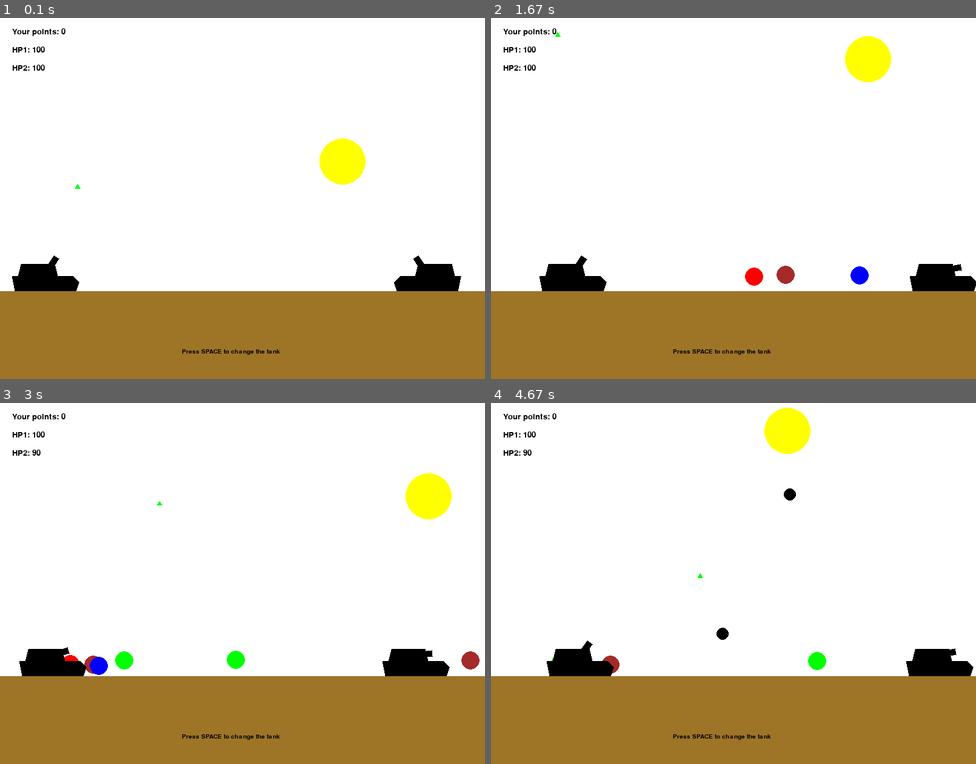
Above: before the commit, frames 1-4 (two rows, left to right).
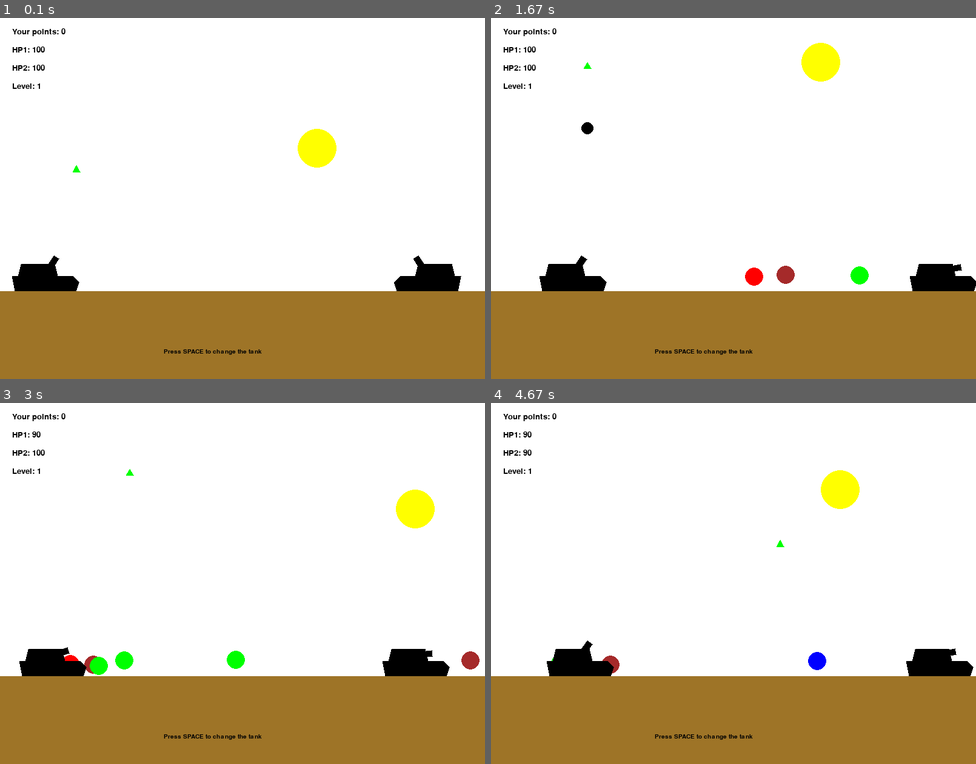
Above: after the commit, the same moments.

Repository: karimvafin/2021_Vafin_infa
Game: pygame game, started from lab5/gun_pygame_part2.py
Same seed, same stepped clock (60 frames per second), same inputs: the game is played once before the commit and once after it.
Inputs (mouse positions are in pixels of both pictures, inside the frame that each line leads up to):
- Up to frame 1 (0.1 s): no input
- Up to frame 2 (1.67 s): press the mouse at (888, 187) at 0.37 s; move the mouse to (811, 205) at 0.47 s; release the mouse at (733, 220) at 0.6 s; hold Right 0.67-1.13 s; tap Space at 0.73, 1.03, 1.23, 1.53 s; click (602, 209) at 0.75 s; hold Right 1.17-1.63 s; click (573, 68) at 1.25 s
- Up to frame 3 (3 s): hold Left 1.67-2.2 s; tap Space at 1.73, 2.03, 2.3, 2.6, 2.73 s; click (300, 554) at 1.75 s; hold Left 2.23-2.63 s; click (368, 551) at 2.32 s; hold Right from 2.67 s (still down); click (130, 630) at 2.75 s
- Up to frame 4 (4.67 s): tap Space at 3.03, 3.4, 3.7, 3.9, 4.2, 4.4 s; release Right at 3.3 s; hold Left 3.33-3.8 s; click (617, 597) at 3.42 s; hold Right 3.83-4.3 s; click (908, 608) at 3.92 s; hold Right from 4.33 s (still down); click (670, 525) at 4.42 s

The runs differ from the first frame. In frame 1, 1.5% of the frame differs, in the area x 2-76%, y 18-94%; in frame 2, 2.1%; in frame 3, 1.3%; in frame 4, 2.2%, in the area x 2-76%, y 1-94%.

Commit message:
added levels

Diff:
--- a/lab5/classes.py
+++ b/lab5/classes.py
@@ -147,6 +147,9 @@
 
     def activation(self):
         self.active = not self.active
+        self.color = BLACK
+        self.f2_on = 0
+        self.f2_power = 1
 
     def draw_gun(self):
         """
@@ -251,7 +254,7 @@
 
 class Target:
 
-    def __init__(self, type):
+    def __init__(self, type, activate_in=140):
         """
         Randomly moves the ball in dependence of walls
         :param type: 'circle' or 'triangle'
@@ -264,7 +267,7 @@
         self.r = 0
         self.color = choice(COLORS)
         self.type = type
-        self.active = 130  # bombs will be created each self.active iterations
+        self.active = activate_in  # bombs will be created each self.active iterations
 
     def draw_target(self):
         """
@@ -298,18 +301,26 @@
 
     def new_target(self):
         """ Initial new target """
-        self.x = rnd(100, 750)
-        self.y = rnd(100, 280)
-        self.r = rnd(5, 50)
+        self.x = rnd(100, 690)
+        self.y = rnd(100, 250)
+        self.r = rnd(10, 40)
 
     def move(self):
         """
         Randomly moves the ball in dependence of walls
         """
-        if self.x > 790 - self.r or self.x < self.r + 10:
+        if self.x > 790 - self.r:
             self.v = - self.v
-        if self.y > 300 - self.r or self.y < self.r + 10:
+            self.x -= 10
+        if self.x < self.r + 10:
             self.v = - self.v
+            self.x += 10
+        if self.y > 320 - self.r:
+            self.v = - self.v
+            self.y -= 10
+        if self.y < self.r + 10:
+            self.v = - self.v
+            self.y += 10
 
         self.angle += rnd(-15, 15) / 100
         self.x += self.v * math.cos(self.angle)
--- a/lab5/gun_pygame_part2.py
+++ b/lab5/gun_pygame_part2.py
@@ -18,18 +18,28 @@
 
 def new_game():
     # this variables are to change in this function
-    global g1, targets, screen, balls, bullet, hit, count, text, EXIT, points
+    global g1, targets, screen, balls, bullet, hit, count, text, EXIT, points, number_of_targets
 
     # initializing new targets, counters(bullet, count) and text
-    t1.new_target()
-    t2.new_target()
+
+    number_of_targets += 1
+
+    for i in range(number_of_targets):
+        t1 = Target('circle', rnd(120))
+        t2 = Target('triangle', rnd(120))
+        targets += t1, t2
+
+    for t in targets:
+        t.new_target()
+        t.live = 1
+
+    is_targets_dead = False
     screen.fill(WHITE)
     bullet = 0
     finished = False
-    t1.live = 1
-    t2.live = 1
     text = ''
-    count = 0
+    count1 = 0
+    count2 = 0
     for g in Guns:
         g.hp = 100
 
@@ -43,9 +53,9 @@
                 EXIT = True  # exit from the program
             if event.type == pygame.MOUSEBUTTONUP:
                 for g in Guns:
-                    if g.active:
+                    if g.active and g.hp > 0:
                         g.fire2_end(event)
-                if t1.live or t2.live:
+                if not is_targets_dead:
                     bullet += 1
             if event.type == pygame.MOUSEBUTTONDOWN:
                 for g in Guns:
@@ -60,6 +70,13 @@
         print_text('Your points: ' + str(points), BLACK, (20, 20), 20)
         print_text('HP1: ' + str(g1.hp), BLACK, (20, 50), 20)
         print_text('HP2: ' + str(g2.hp), BLACK, (20, 80), 20)
+        print_text('Level: ' + str(number_of_targets), BLACK, (20, 110), 20)
+
+        # checking target lives matter
+        is_targets_dead = True
+        for t in targets:
+            if t.live == 1:
+                is_targets_dead = False
 
         # processing bullets
         for b in balls:
@@ -68,26 +85,28 @@
                 if b.hittest(t) and t.live:
                     t.live = 0
                     t.hit()
+                    b.delete_ball()
                     points += 1
 
             if b.check_alive():  # deleting bullets if time is up
                 b.delete_ball()
 
-        if not t1.live and not t2.live:  # if targets disappeared
+        if is_targets_dead:  # if targets disappeared
             text = 'Вы уничтожили цели за ' + str(bullet) + ' выстрелов'
             print_text(text, BLACK, (200, 200), 20)
-            count += 1
+            count1 += 1
 
-        if count == 150:
-            count = 0
+        if count1 == 150:
+            count1 = 0
             finished = True
 
         if g1.hp == 0 and g2.hp == 0:  # if you died
-            count += 1
+            count1 += 1
             text = 'YOU DIED'
             print_text(text, RED, (150, 200), 100)
-            if count == 149:
+            if count1 == 149:
                 points = 0
+                number_of_targets = 0
 
         # checking for collision of bombs
         for b in bombs:
@@ -105,10 +124,10 @@
 
         for g in Guns:
             if g.hit:  # timer for RED color of tank
-                count += 1
-                if count == 15:
+                count2 += 1
+                if count2 == 15:
                     g.hit = False
-                    count = 0
+                    count2 = 0
             if g.hp != 0:
                 if g.active:
                     g.targetting()
@@ -118,21 +137,22 @@
 
         # drawing objects and text
         for t in targets:
-            t.draw_target()
-            t.move()
+            if t.live == 1:
+                t.draw_target()
+                t.move()
 
         pygame.draw.polygon(screen, BROWN, ((0, 455), (800, 455), (800, 600), (0, 600)))
-        print_text('Press SPACE to change the tank', BLACK, (300, 550), 15, BROWN)
+        print_text('Press SPACE to change the tank', BLACK, (270, 550), 15, BROWN)
         pygame.display.update()
         screen.fill(WHITE)
+    targets = []
 
 
 clock = pygame.time.Clock()
 
 # initializing class objects and other variables
-t1 = Target('circle')
-t2 = Target('triangle')
-targets = [t2, t1]
+targets = []
+number_of_targets = 0
 g1 = Gun(80, True, 'Right')
 g2 = Gun(700, True, 'Left')
 Guns = [g1, g2]
